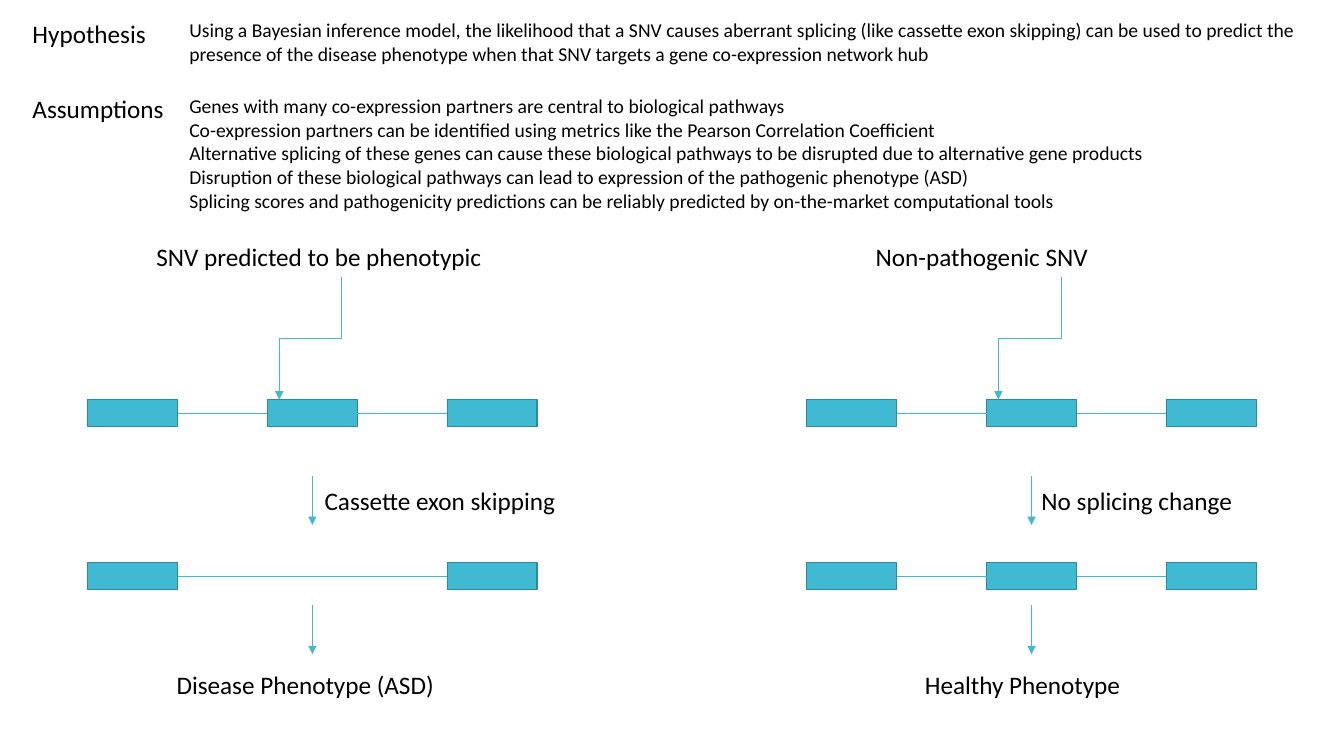
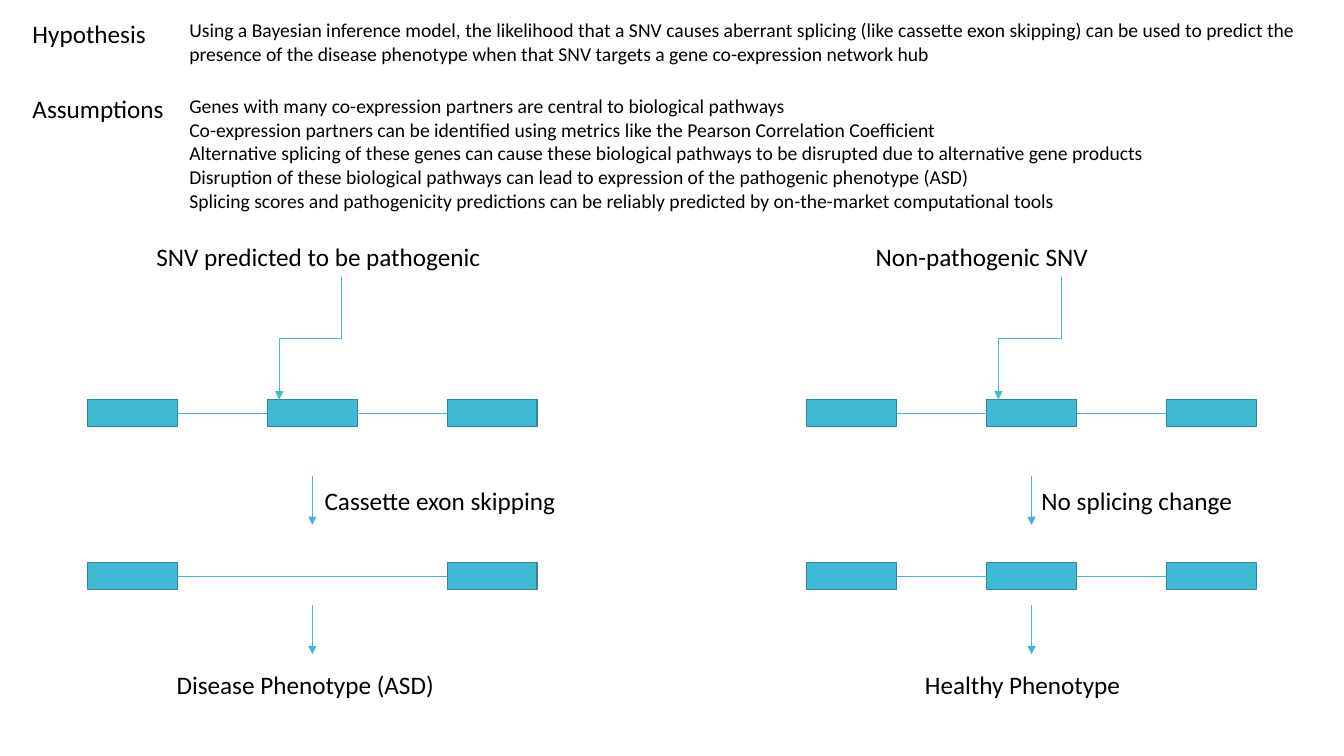
Before and after one commit to kkchau/BIMM-185-FINAL-PROJECT, a slide deck: slide 2 of final_presentation.pptx. Drawn at 1344x756 pixels with LibreOffice and Linux fonts; fonts in the diff are those of the drawing. Boxes give left, top, right and bottom in pixels: in the first picture for what was removed or moved away, otherwise in the second. Text is boxed around its words. In the diff, an @@ line names an element or a change of style, - is before the commit and + after.

```diff
--- a/final_presentation.pptx
+++ b/final_presentation.pptx
@@ text at [156,248,480,271]: text changed @@
-SNV predicted to be phenotypic
+SNV predicted to be pathogenic
```
Also in this commit, not shown: 7 other files.
